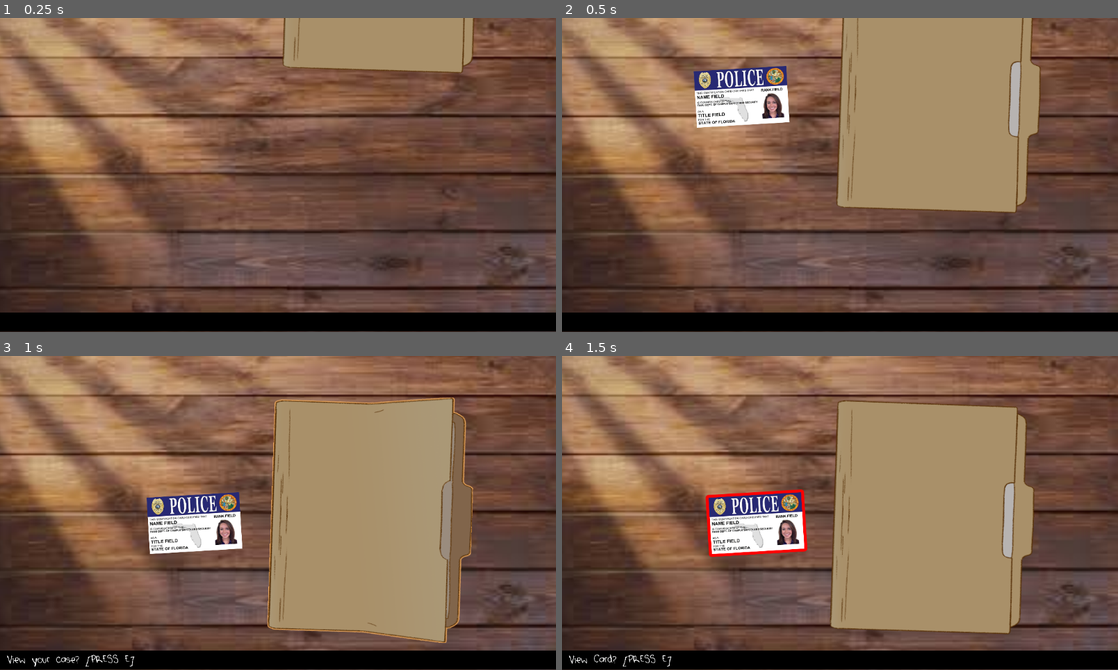
Above: before the commit, frames 1-4 (two rows, left to right).
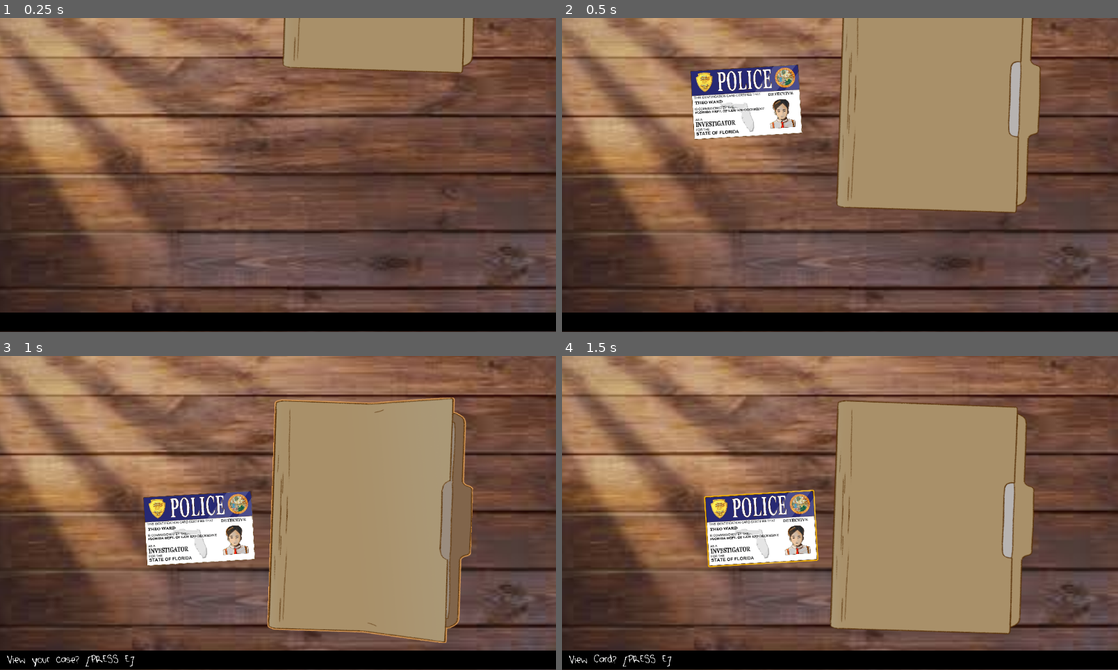
Above: after the commit, the same moments.

Repository: KURUKURURU/IllusionaryGameJam
Game: Godot game, scene res://StartRoom/scenes/starting_room.tscn
The game is run twice, just before and just after one commit, with the same random seed, the same clock (stepped at 60 frames per second) and the same inputs. This scene is started directly instead of the project's main scene.
Inputs (mouse positions are in pixels of both pictures, inside the frame that each line leads up to; where the layout moved, square brackets give the same spot in the first picture):
- Up to frame 1 (0.25 s): no input
- Up to frame 2 (0.5 s): no input
- Up to frame 3 (1 s): tap Enter at 0.5 s; move the mouse to (400, 497) at 0.52 s; hold Right from 0.53 s (still down); click (400, 497) at 0.6 s
- Up to frame 4 (1.5 s): release Right at 1.25 s; click (762, 528) [756, 522] at 1.25 s

Frame 1 is identical in both runs. In frame 2, 3.2% of the frame differs, in the area x 23-44%, y 14-39%; in frame 3, 3.2%; in frame 4, 3.5%, in the area x 25-47%, y 42-68%.

Commit message:
added card

Diff:
--- a/InterrogationRoom/Scenes/laptop.tscn
+++ b/InterrogationRoom/Scenes/laptop.tscn
@@ -2,7 +2,7 @@
 
 [ext_resource type="Script" uid="uid://c5navywk44tjh" path="res://InterrogationRoom/Scenes/laptop.gd" id="1_xsinj"]
 [ext_resource type="Script" uid="uid://bent2seqmqsht" path="res://InterrogationRoom/Scenes/object.gd" id="2_5y0nm"]
-[ext_resource type="Texture2D" uid="uid://d1rwu04yhtijn" path="res://InterrogationRoom/images/fffhfhfg.png" id="2_7gy8r"]
+[ext_resource type="Texture2D" uid="uid://bc72vwmyp8ot4" path="res://artlog-1764024612406.png" id="2_q40cj"]
 [ext_resource type="PackedScene" uid="uid://c5ywwd24lm2ih" path="res://InterrogationRoom/Scenes/window.tscn" id="3_xsinj"]
 [ext_resource type="Texture2D" uid="uid://dw7ubnogfdaev" path="res://StartRoom/images/paperrrr.jpg" id="4_5y0nm"]
 [ext_resource type="Texture2D" uid="uid://bqdh4r3tod5ff" path="res://StartRoom/images/Untitled.jpg" id="6_0qem7"]
@@ -222,8 +222,8 @@
 [node name="DesktopHome" type="TextureRect" parent="."]
 offset_right = 1024.0
 offset_bottom = 576.0
-scale = Vector2(0.9982663, 0.9982663)
-texture = ExtResource("2_7gy8r")
+scale = Vector2(1.0009525, 1.0061466)
+texture = ExtResource("2_q40cj")
 
 [node name="Object" type="TextureButton" parent="."]
 z_index = 1
--- a/StartRoom/scenes/card_zoom.tscn
+++ b/StartRoom/scenes/card_zoom.tscn
@@ -1,6 +1,6 @@
 [gd_scene load_steps=2 format=3 uid="uid://cvx665n1ru5jd"]
 
-[ext_resource type="Texture2D" uid="uid://dib6f582g3lom" path="res://StartRoom/images/id.jpg" id="1_8aguk"]
+[ext_resource type="Texture2D" uid="uid://dcupmfsqmt0sw" path="res://StartRoom/images/id1.png" id="1_8aguk"]
 
 [node name="CardZoom" type="Node2D"]
 
@@ -19,8 +19,8 @@
 offset_bottom = 39.017815
 
 [node name="Card" type="TextureRect" parent="."]
-offset_left = 215.0
-offset_top = 93.0
-offset_right = 915.0
-offset_bottom = 538.0
+offset_left = 102.0
+offset_top = 14.0
+offset_right = 1058.0
+offset_bottom = 643.0
 texture = ExtResource("1_8aguk")
--- a/StartRoom/scenes/starting_room.tscn
+++ b/StartRoom/scenes/starting_room.tscn
@@ -3,8 +3,8 @@
 [ext_resource type="Script" uid="uid://bc5q00kmi6np8" path="res://StartRoom/scenes/starting_room.gd" id="1_6sk8y"]
 [ext_resource type="Texture2D" uid="uid://bqdh4r3tod5ff" path="res://StartRoom/images/Untitled.jpg" id="1_b652u"]
 [ext_resource type="Script" uid="uid://cnsbpo44033mx" path="res://StartRoom/scenes/object.gd" id="2_6sk8y"]
-[ext_resource type="Texture2D" uid="uid://5bbj851jyexp" path="res://StartRoom/images/id.png" id="4_0xk7c"]
-[ext_resource type="Texture2D" uid="uid://cpjhbfxg52543" path="res://StartRoom/images/idhover.png" id="5_3excd"]
+[ext_resource type="Texture2D" uid="uid://dcupmfsqmt0sw" path="res://StartRoom/images/id1.png" id="4_4aaq2"]
+[ext_resource type="Texture2D" uid="uid://b2dd80hhau07p" path="res://StartRoom/images/id2.png" id="5_gb2mx"]
 [ext_resource type="Texture2D" uid="uid://bds33gy5dct6d" path="res://Start_Menu/images/suitcase/props/filef1.png" id="6_4aaq2"]
 [ext_resource type="AudioStream" uid="uid://dndkwue3fholq" path="res://StartRoom/sounds/paper.wav" id="6_gwrsf"]
 [ext_resource type="Texture2D" uid="uid://8xymjklv02vy" path="res://Start_Menu/images/suitcase/props/filef12.png" id="7_4aaq2"]
@@ -150,6 +150,31 @@
 &"SlideIn": SubResource("Animation_txpld")
 }
 
+[sub_resource type="Animation" id="Animation_giopp"]
+length = 0.001
+tracks/0/type = "bezier"
+tracks/0/imported = false
+tracks/0/enabled = true
+tracks/0/path = NodePath(".:position:x")
+tracks/0/interp = 1
+tracks/0/loop_wrap = true
+tracks/0/keys = {
+"handle_modes": PackedInt32Array(0),
+"points": PackedFloat32Array(1106.4601, -0.25, 0, 0.25, 0),
+"times": PackedFloat32Array(0)
+}
+tracks/1/type = "bezier"
+tracks/1/imported = false
+tracks/1/enabled = true
+tracks/1/path = NodePath(".:position:y")
+tracks/1/interp = 1
+tracks/1/loop_wrap = true
+tracks/1/keys = {
+"handle_modes": PackedInt32Array(0),
+"points": PackedFloat32Array(523.9199, -0.25, 0, 0.25, 0),
+"times": PackedFloat32Array(0)
+}
+
 [sub_resource type="Animation" id="Animation_j4u7u"]
 resource_name = "fgd"
 loop_mode = 1
@@ -174,31 +199,6 @@
 "handle_modes": PackedInt32Array(0, 2, 0),
 "points": PackedFloat32Array(523.9199, -0.25, 0, 0.25, 0, 498.428, -0.07833333, 15.672816, 0, 0, 523.9199, -0.25, 0, 0.25, 0),
 "times": PackedFloat32Array(0, 0.47, 0.96666664)
-}
-
-[sub_resource type="Animation" id="Animation_giopp"]
-length = 0.001
-tracks/0/type = "bezier"
-tracks/0/imported = false
-tracks/0/enabled = true
-tracks/0/path = NodePath(".:position:x")
-tracks/0/interp = 1
-tracks/0/loop_wrap = true
-tracks/0/keys = {
-"handle_modes": PackedInt32Array(0),
-"points": PackedFloat32Array(1106.4601, -0.25, 0, 0.25, 0),
-"times": PackedFloat32Array(0)
-}
-tracks/1/type = "bezier"
-tracks/1/imported = false
-tracks/1/enabled = true
-tracks/1/path = NodePath(".:position:y")
-tracks/1/interp = 1
-tracks/1/loop_wrap = true
-tracks/1/keys = {
-"handle_modes": PackedInt32Array(0),
-"points": PackedFloat32Array(523.9199, -0.25, 0, 0.25, 0),
-"times": PackedFloat32Array(0)
 }
 
 [sub_resource type="AnimationLibrary" id="AnimationLibrary_ylssr"]
@@ -225,12 +225,12 @@
 [node name="Card" type="TextureButton" parent="Object"]
 offset_left = 86.0
 offset_top = -1.0
-offset_right = 786.0
-offset_bottom = 444.0005
+offset_right = 1042.0
+offset_bottom = 628.0
 rotation = -0.059481572
-scale = Vector2(0.31282988, 0.29491174)
-texture_normal = ExtResource("4_0xk7c")
-texture_hover = ExtResource("5_3excd")
+scale = Vector2(0.24676132, 0.24600951)
+texture_normal = ExtResource("4_4aaq2")
+texture_hover = ExtResource("5_gb2mx")
 stretch_mode = 0
 
 [node name="Object2" type="Sprite2D" parent="."]
@@ -269,6 +269,7 @@
 }
 
 [node name="FileBook" parent="." instance=ExtResource("9_rk5jh")]
+visible = false
 position = Vector2(116, 32)
 scale = Vector2(0.81882745, 0.81882745)
 
@@ -289,8 +290,8 @@
 autoplay = "fgd"
 
 [node name="CardZoom" parent="." instance=ExtResource("11_n6jhq")]
-visible = false
-position = Vector2(16, 3)
+position = Vector2(47, 3)
+scale = Vector2(0.9224243, 0.9224243)
 
 [node name="Label" parent="." instance=ExtResource("8_x67wb")]
 z_index = 2
@@ -299,23 +300,24 @@
 offset_right = 38.0
 offset_bottom = 650.0
 
+[node name="MainMusic" type="AudioStreamPlayer" parent="."]
+stream = ExtResource("15_favh6")
+volume_db = -12.404
+autoplay = true
+bus = &"Music"
+
+[node name="HMMM" type="AudioStreamPlayer" parent="."]
+stream = ExtResource("16_4aaq2")
+volume_db = -12.404
+bus = &"SFX"
+
 [node name="BlackFade" type="ColorRect" parent="."]
+z_index = 5
 offset_left = -14.0
 offset_top = -27.0
 offset_right = 1163.0
 offset_bottom = 658.0
 color = Color(0, 0, 0, 0)
-
-[node name="MainMusic" type="AudioStreamPlayer" parent="."]
-stream = ExtResource("15_favh6")
-volume_db = -12.404
-autoplay = true
-bus = &"Music"
-
-[node name="HMMM" type="AudioStreamPlayer" parent="."]
-stream = ExtResource("16_4aaq2")
-volume_db = -12.404
-bus = &"SFX"
 
 [connection signal="button_down" from="Object/Card" to="." method="ID_interact"]
 [connection signal="button_down" from="Object/Card" to="Object" method="Down"]
Binary file added: StartRoom/images/id1.png
Not shown, added: StartRoom/images/id1.png.import
Binary file added: StartRoom/images/id2.png
Not shown, added: StartRoom/images/id2.png.import
Binary file added: artlog-1764024612406.png
Not shown, added: artlog-1764024612406.png.import
Not shown, changed: .DS_Store
